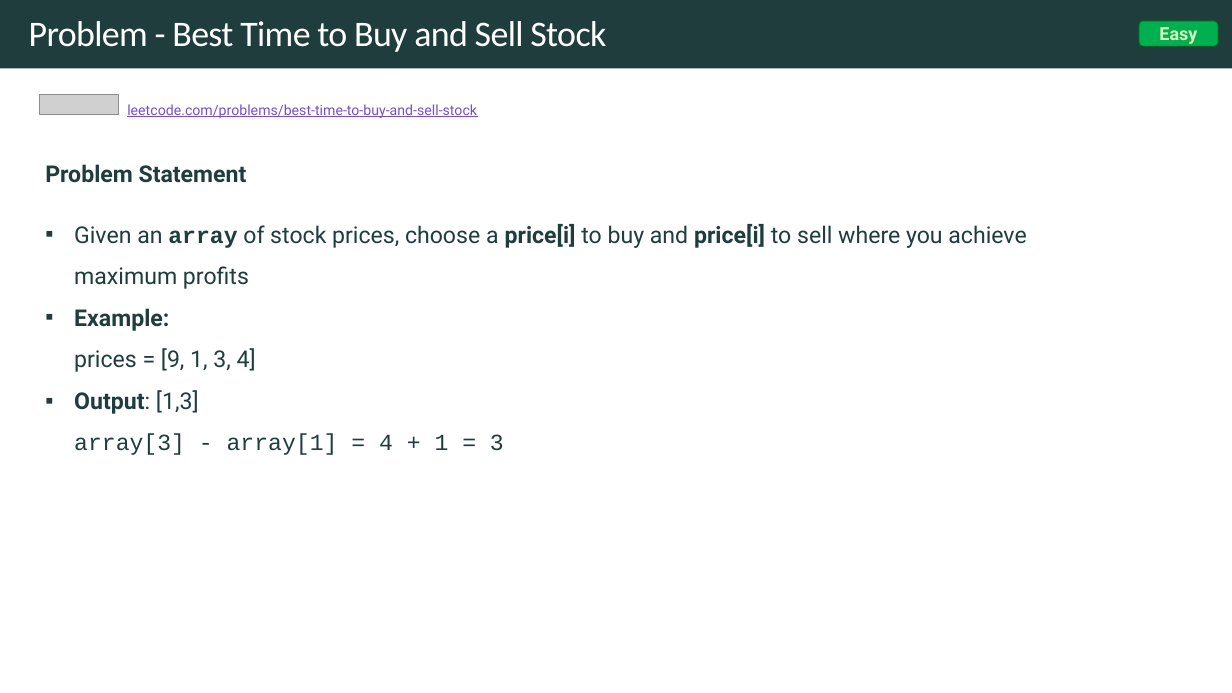
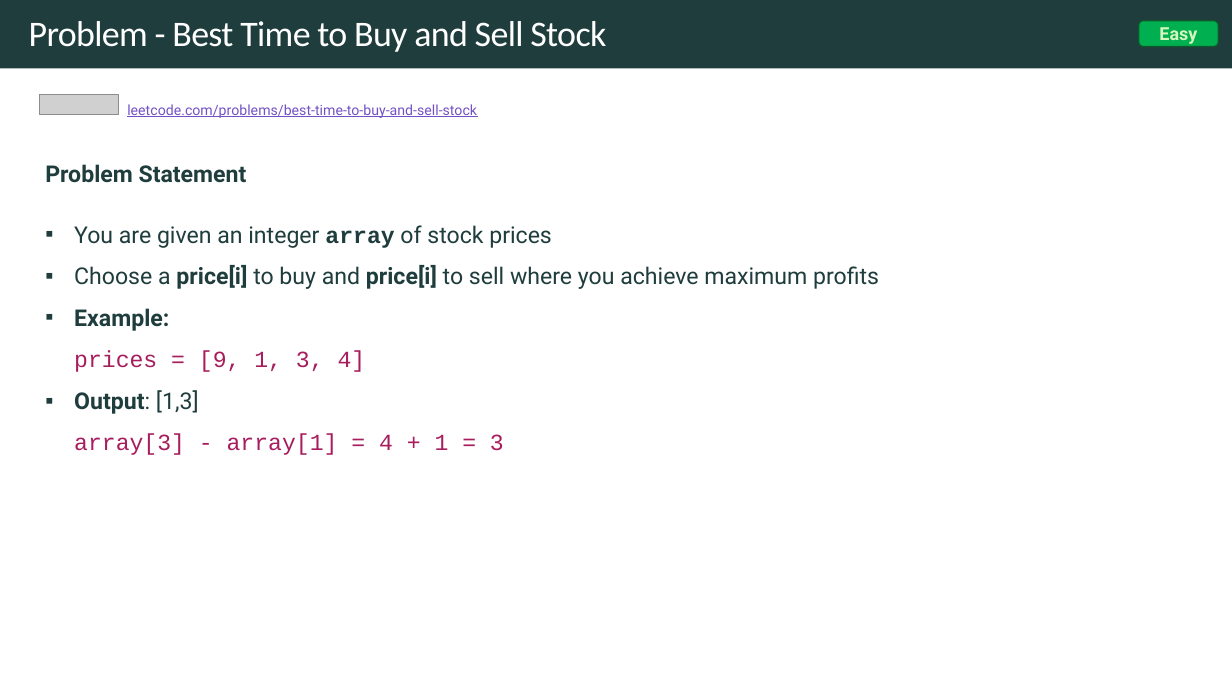
Before and after one commit to rfdavid/coding-interview-handbook-cpp, a slide deck: slide 23 of Algorithm and problem Solving Cheatsheet.pptm. Drawn at 1232x693 pixels with LibreOffice and Linux fonts; fonts in the diff are those of the drawing; grey boxes stand for pictures. Boxes give left, top, right and bottom in pixels: in the first picture for what was removed or moved away, otherwise in the second. Text is boxed around its words. In the diff, an @@ line names an element or a change of style, - is before the commit and + after.

Commit message:
added more problems

```diff
--- a/Algorithm and problem Solving Cheatsheet.pptm
+++ b/Algorithm and problem Solving Cheatsheet.pptm
@@ text at [74,225,879,289]: text changed @@
-▪ Given an array of stock prices, choose a price[i] to buy and price[i] to sell where you achieve maximum profits
+▪ You are given an integer array of stock prices
+▪ Choose a price[i] to buy and price[i] to sell where you achieve maximum profits
@@ text at [74,308,504,455]: font Roboto to Courier New in "prices = [9, 1, 3, 4]"; text colour #1F3D3D to #A71D5D in "prices = [9, 1, 3, 4]", "array[3] - array[1] = 4 + 1 ..." @@
```
Also in this commit, not shown: 11 other slides changed, 18 slides added, 16 other files.
